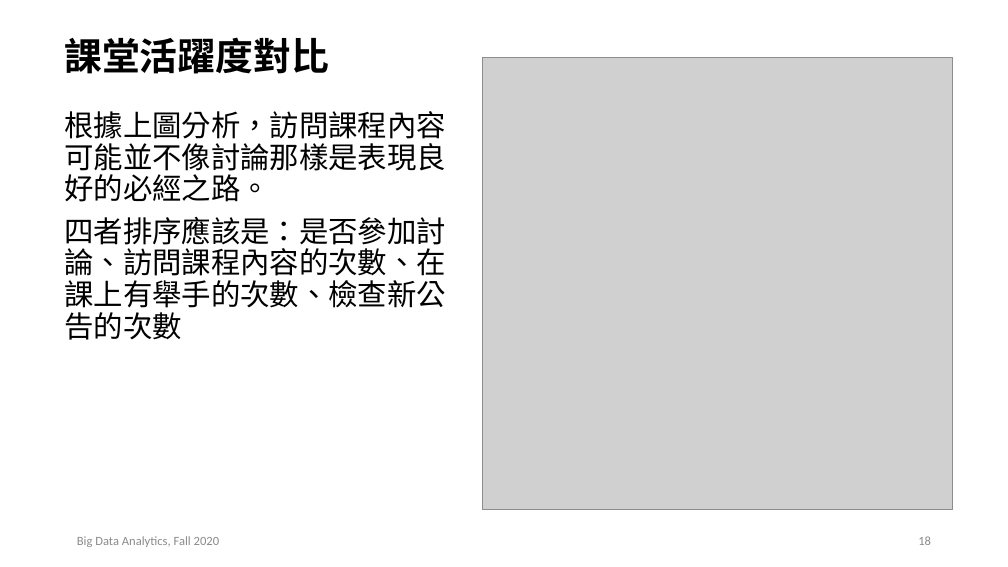
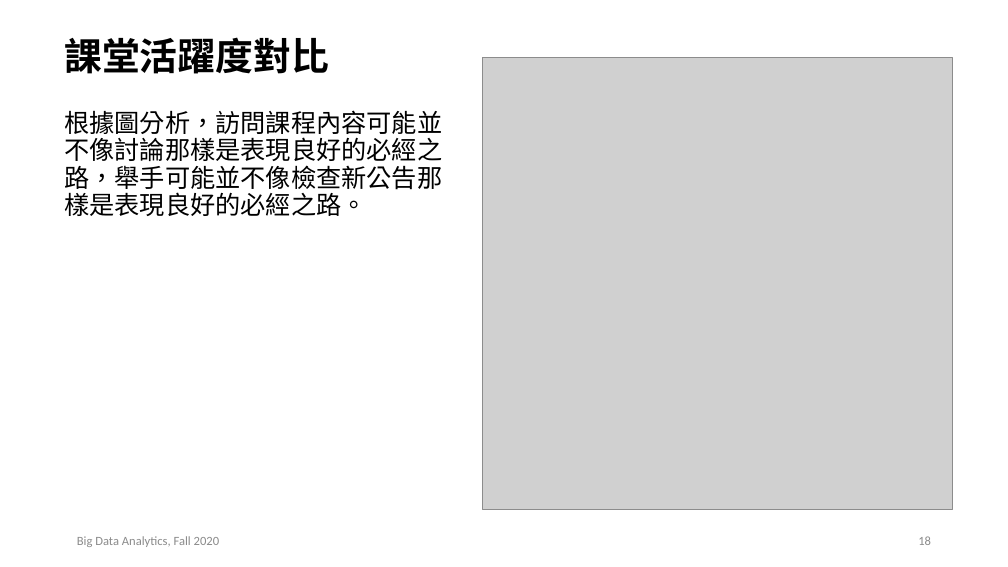
Before and after one commit to AIVesper/Fall_2020_BDA_Final_Report, a slide deck: slide 18 of BDA_Final.pptx. Drawn at 1008x567 pixels with LibreOffice and Linux fonts; fonts in the diff are those of the drawing; grey boxes stand for pictures. Boxes give left, top, right and bottom in pixels: in the first picture for what was removed or moved away, otherwise in the second. Text is boxed around its words. In the diff, an @@ line names an element or a change of style, - is before the commit and + after.

```diff
--- a/BDA_Final.pptx
+++ b/BDA_Final.pptx
@@ text at <box>64,110,442,216</box>: text changed; size 28 to 24 pt @@
-根據上圖分析，訪問課程內容可能並不像討論那樣是表現良好的必經之路。
-四者排序應該是：是否參加討論、訪問課程內容的次數、在課上有舉手的次數、檢查新公告的次數
+根據圖分析，訪問課程內容可能並不像討論那樣是表現良好的必經之路，舉手可能並不像檢查新公告那樣是表現良好的必經之路。
```
Also in this commit, not shown: 2 other slides changed, 5 slides added, 3 slides removed, 3 other files.
